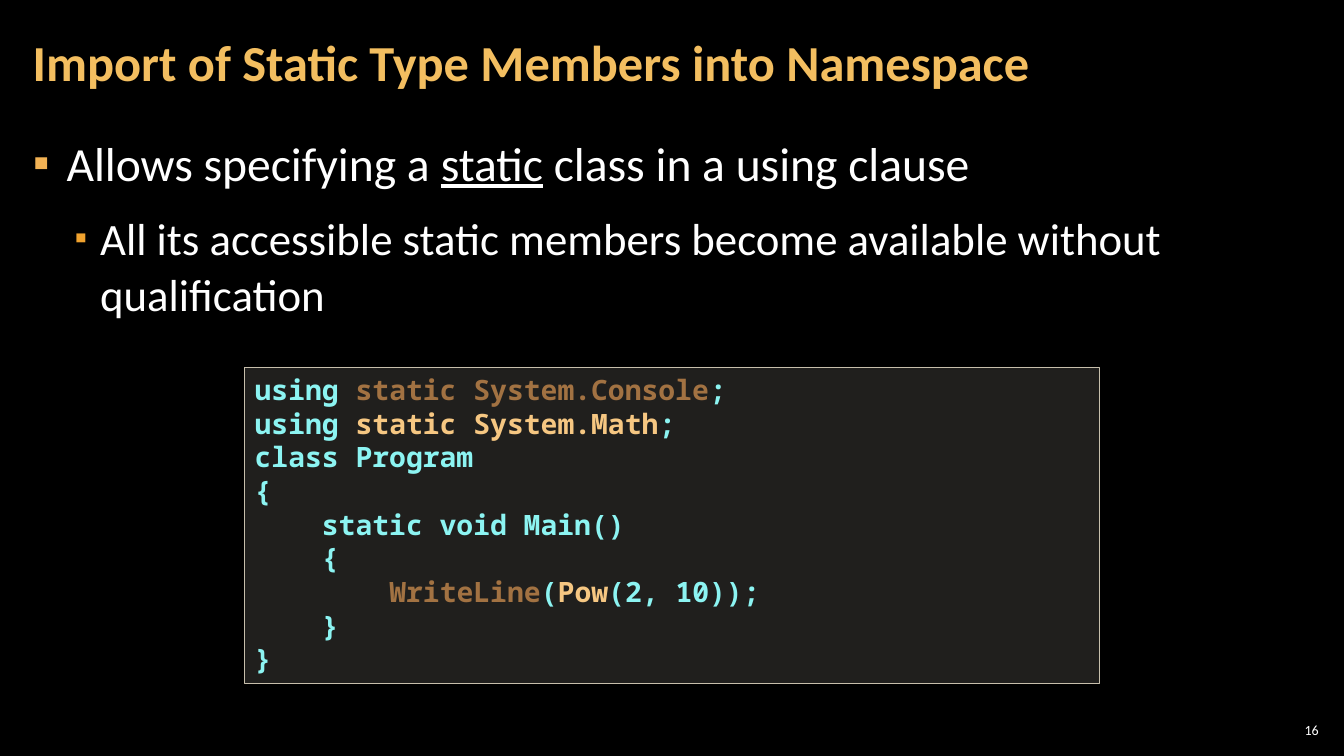
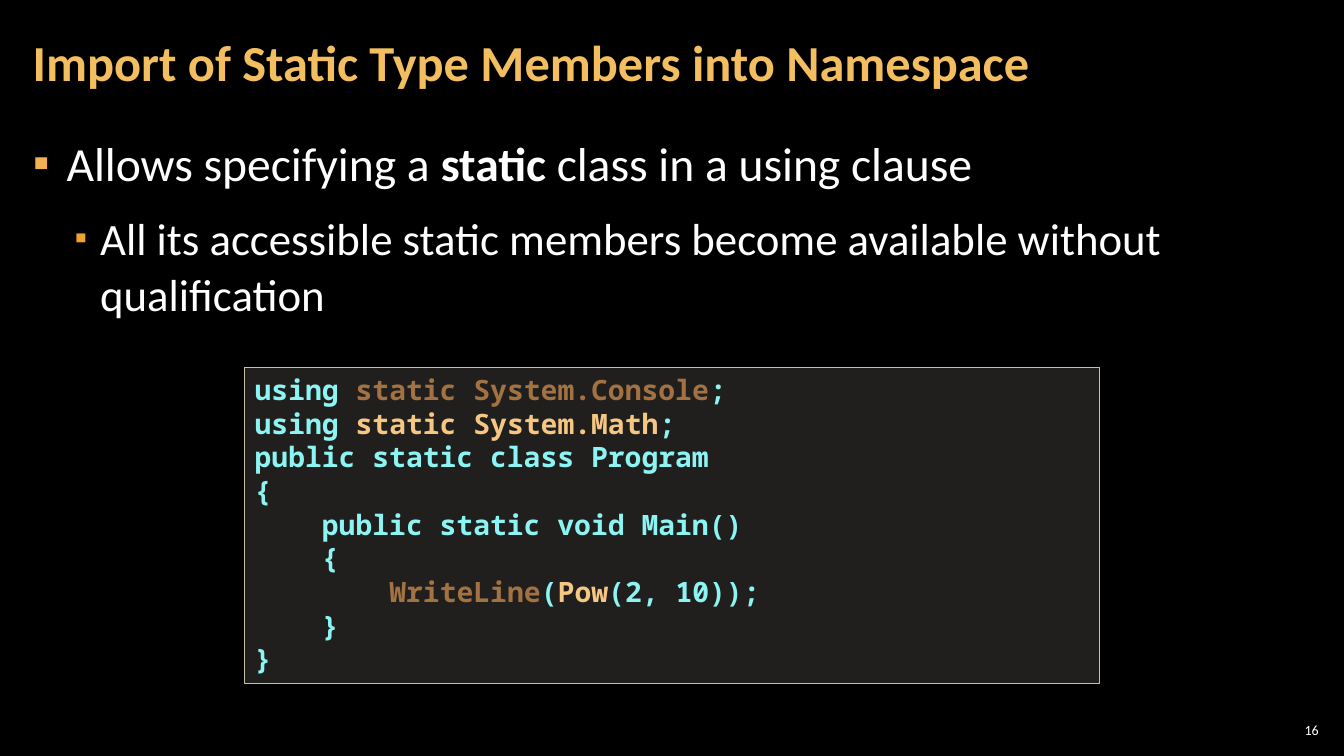
Before and after one commit to NikolayIT/CSharp-New-Features, a slide deck: slide 16 of docs/What is new in CSharp 6.0 and 7.0.pptx. Drawn at 1344x756 pixels with LibreOffice and Linux fonts; fonts in the diff are those of the drawing; background and template pictures are left out. Boxes give left, top, right and bottom in pixels: in the first picture for what was removed or moved away, otherwise in the second. Text is boxed around its words. In the diff, an @@ line names an element or a change of style, - is before the commit and + after.

```diff
--- a/docs/What is new in CSharp 6.0 and 7.0.pptx
+++ b/docs/What is new in CSharp 6.0 and 7.0.pptx
@@ text at (x1=67, y1=147, x2=972, y2=189): bold on, underline off in "static" @@
@@ text in rectangle at (x1=255, y1=445, x2=709, y2=474): text changed @@
-class Program
+public static class Program
@@ text in rectangle at (x1=322, y1=513, x2=743, y2=542): text changed @@
-static void Main()
+public static void Main()
```
Also in this commit, not shown: 14 other slides changed.
